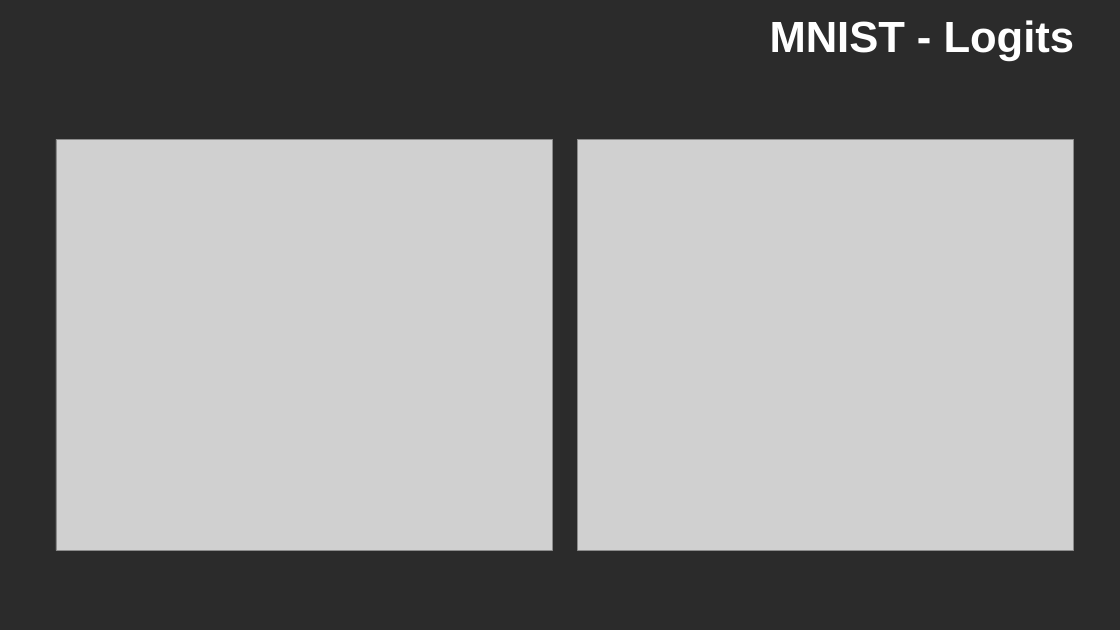
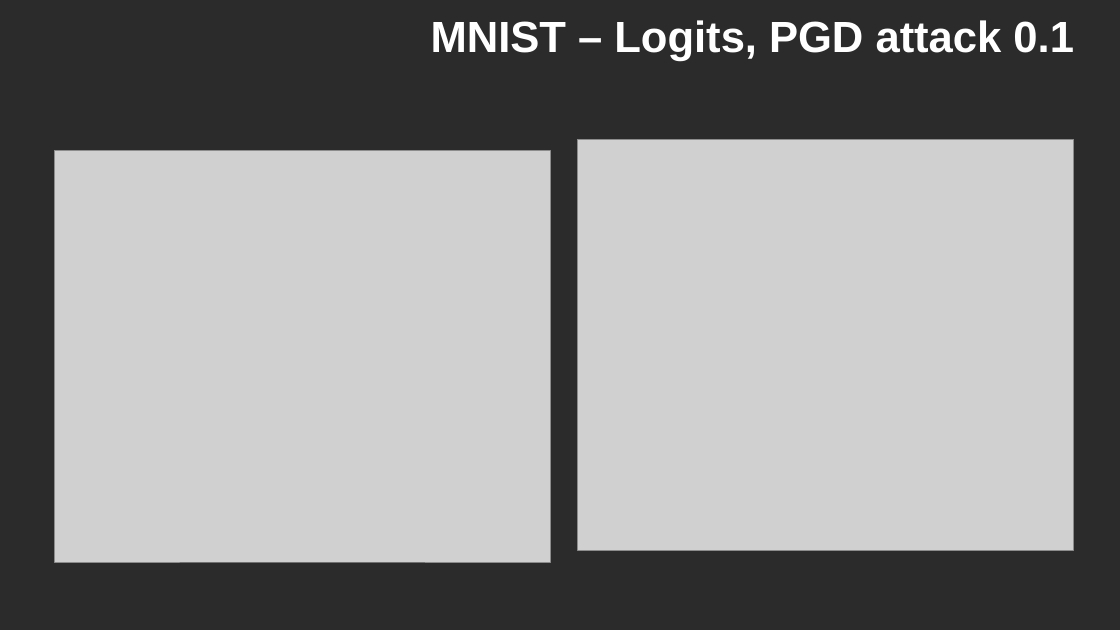
Before and after one commit to deryk96/TropicalNN, a slide deck: slide 6 of Topical Neural Networks Update - 02Nov23.pptx (slide 2 before the commit). Drawn at 1120x630 pixels with LibreOffice and Linux fonts; fonts in the diff are those of the drawing; grey boxes stand for pictures; background and template pictures are left out; a plain dark background stands for a picture behind light text. Boxes give left, top, right and bottom in pixels: in the first picture for what was removed or moved away, otherwise in the second. Text is boxed around its words. In the diff, an @@ line names an element or a change of style, - is before the commit and + after.

```diff
--- a/Topical Neural Networks Update - 02Nov23.pptx
+++ b/Topical Neural Networks Update - 02Nov23.pptx
@@ title at (x1=431, y1=20, x2=1074, y2=61): text changed @@
-MNIST - Logits
+MNIST – Logits, PGD attack 0.1
@@ picture moved from (x1=56, y1=139, x2=553, y2=551) to (x1=55, y1=151, x2=551, y2=563) @@
```
Also in this commit, not shown: 3 other slides changed, 5 slides added, 38 other files.
